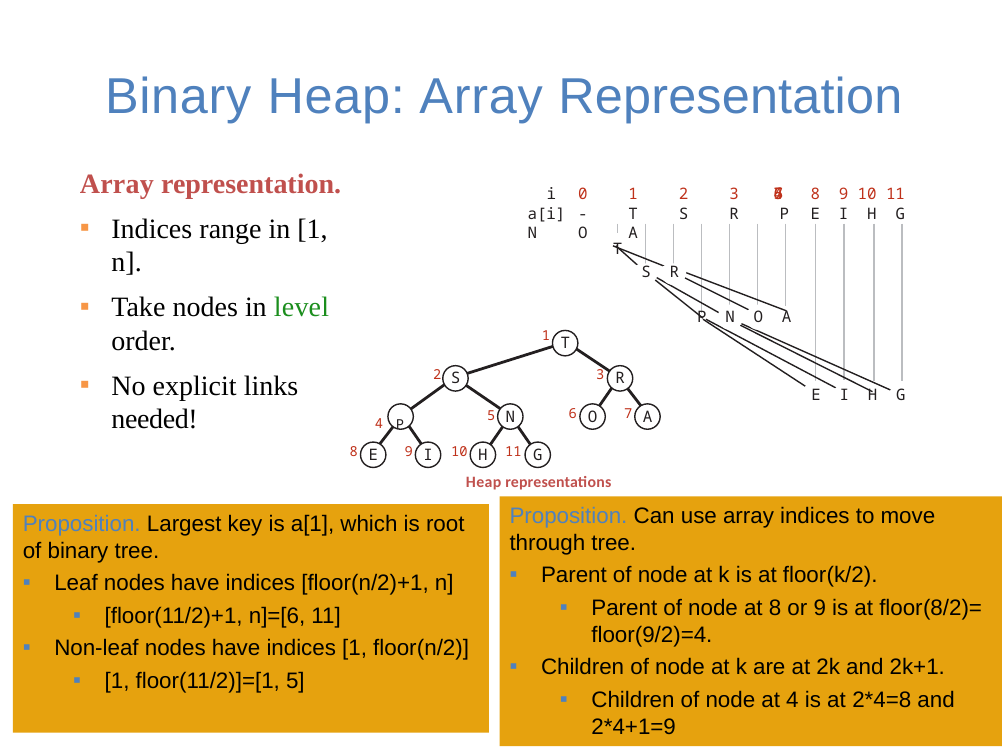
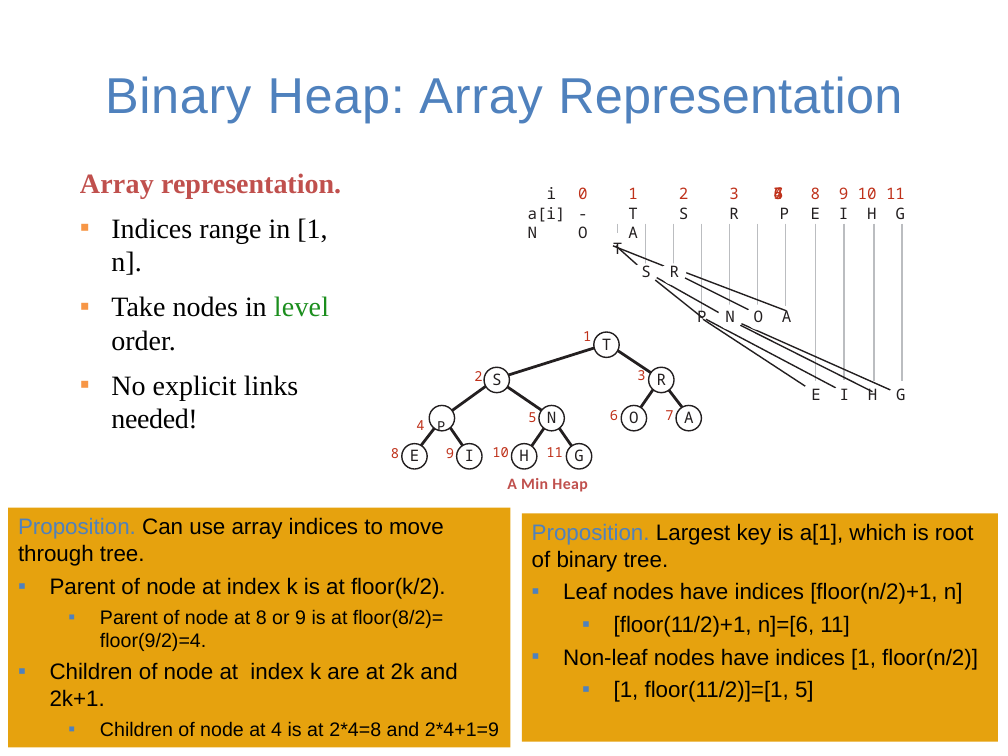
Before and after one commit to guhofstra/CSC111Fa25, a slide deck: slide 13 of PPTs/Lecture 13-sorting algorithms.pptx (slide 14 before the commit). Drawn at 1008x756 pixels with LibreOffice and Linux fonts; fonts in the diff are those of the drawing; background and template pictures are left out. Boxes give left, top, right and bottom in pixels: in the first picture for what was removed or moved away, otherwise in the second. Text is boxed around its words. In the diff, an @@ line names an element or a change of style, - is before the commit and + after.

```diff
--- a/PPTs/Lecture 13-sorting algorithms.pptx
+++ b/PPTs/Lecture 13-sorting algorithms.pptx
@@ 32 freeform shapes, 20 texts: place and size @@
-32 freeform shapes, 20 texts at [350, 330, 660, 468]
+32 freeform shapes, 20 texts at [391, 331, 702, 469]
@@ text at [507, 478, 587, 492]: text changed @@
-Heap representations
+A Min Heap
@@ rectangle "Proposition. Can use array indices ...": place and size @@
-rectangle "Proposition. Can use array indices ..." at [500, 496, 1002, 746]
+rectangle "Proposition. Can use array indices ..." at [8, 508, 510, 748]
@@ rectangle "Proposition. Largest key is a[1], ...": place and size @@
-rectangle "Proposition. Largest key is a[1], ..." at [13, 504, 489, 733]
+rectangle "Proposition. Largest key is a[1], ..." at [522, 513, 998, 742]
@@ text in rectangle at [50, 577, 446, 599]: text changed @@
-▪ Parent of node at k is at floor(k/2).
+▪ Parent of node at index k is at floor(k/2).
@@ text in rectangle at [100, 609, 499, 737]: size 16 to 14 pt in "Parent of node at 8 or 9 ...", "Children of node at 4 is at ..." @@
@@ text in rectangle at [50, 662, 457, 706]: text changed @@
-▪ Children of node at k are at 2k and 2k+1.
+▪ Children of node at index k are at 2k and 2k+1.
```
Also in this commit, not shown: 8 other slides changed, 1 other file.
